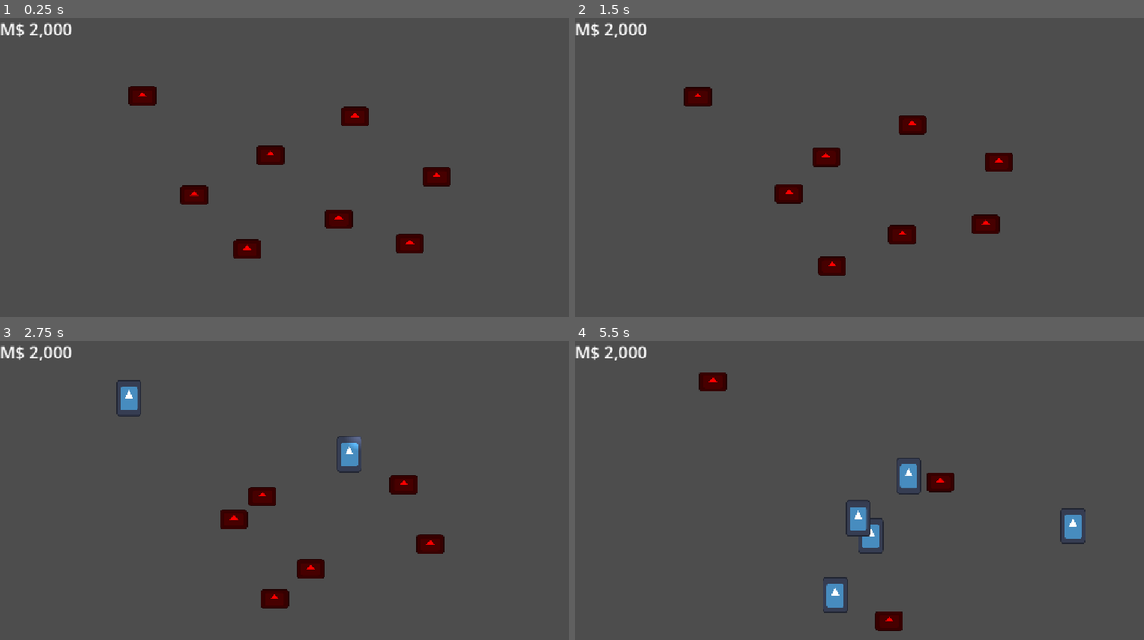
Above: before the commit, frames 1-4 (two rows, left to right).
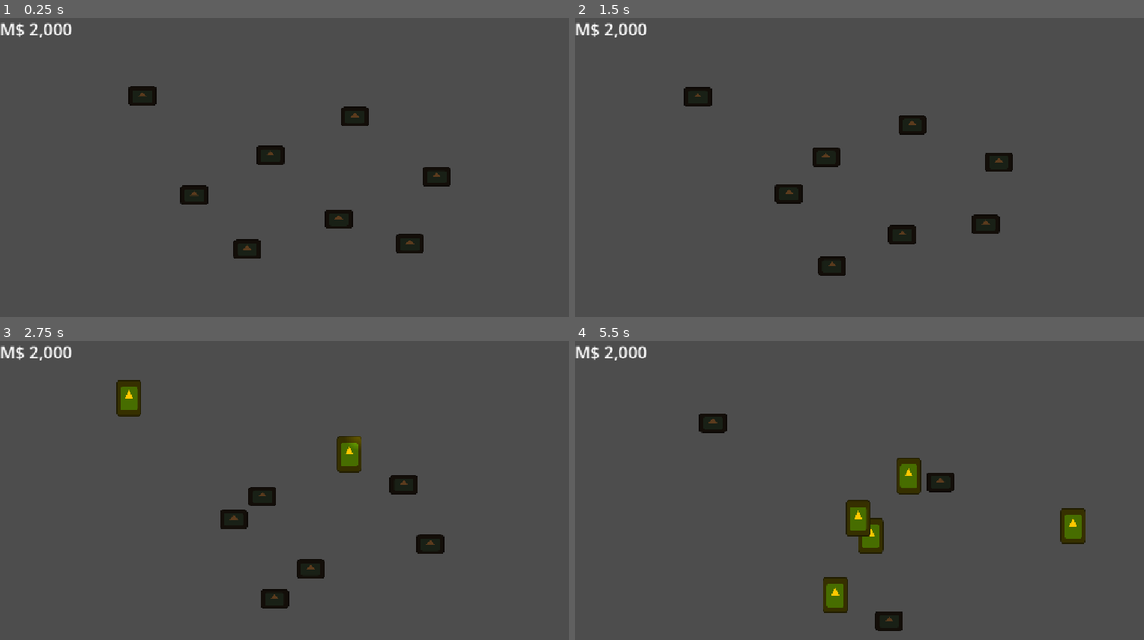
Above: after the commit, the same moments.

Repository: T4R1N/Sunsau1
Game: Godot game, scene res://scenes/main.tscn
The game is run twice, just before and just after one commit, with the same random seed, the same clock (stepped at 60 frames per second) and the same inputs. The engine's default icon, where the game draws it, is replaced by a stand-in: a white triangle on a blue panel in a dark square.
Inputs (mouse positions are in pixels of both pictures, inside the frame that each line leads up to):
- Up to frame 1 (0.25 s): no input
- Up to frame 2 (1.5 s): move the mouse to (1007, 170) at 0.52 s; hold Space (Whack) 0.53-1.28 s; tap Enter at 1.25 s; move the mouse to (757, 203) at 1.27 s; tap Space (Whack) at 1.35 s
- Up to frame 3 (2.75 s): move the mouse to (358, 433) at 2.02 s; hold Space (Whack) from 2.03 s (still down)
- Up to frame 4 (5.5 s): move the mouse to (842, 577) at 2.77 s; release Space (Whack) at 2.78 s; tap Space (Whack) at 2.85, 4.35 s; move the mouse to (1052, 559) at 3.52 s; hold Space (Whack) 3.53-4.28 s; move the mouse to (694, 457) at 4.27 s; move the mouse to (905, 508) at 5.02 s; hold Space (Whack) from 5.03 s (still down)

The runs differ from the first frame. In frame 1, 2.2% of the frame differs, in the area x 22-80%, y 23-81%; in frame 2, 2.2%; in frame 3, 2.7%; in frame 4, 3.7%, in the area x 21-90%, y 10-97%.

Commit message:
World border and respawn

Diff:
--- a/scenes/main.tscn
+++ b/scenes/main.tscn
@@ -3,10 +3,33 @@
 [ext_resource type="PackedScene" uid="uid://l615oa023j4g" path="res://scenes/whacker.tscn" id="1_0wfyh"]
 [ext_resource type="PackedScene" uid="uid://c7udyfiscc5ib" path="res://scenes/mole.tscn" id="2_sugp2"]
 [ext_resource type="Script" uid="uid://cmcxvyrsueip1" path="res://scenes/score_label.gd" id="3_sugp2"]
+[ext_resource type="Script" uid="uid://dv723v0203fi3" path="res://scenes/world_border.gd" id="4_jyhfs"]
 
 [node name="Stage" type="Node2D" unique_id=1711577985]
 
 [node name="Whacker" parent="." unique_id=659071834 instance=ExtResource("1_0wfyh")]
+
+[node name="GameUI" type="Control" parent="." unique_id=843677776]
+layout_mode = 3
+anchors_preset = 15
+anchor_right = 1.0
+anchor_bottom = 1.0
+grow_horizontal = 2
+grow_vertical = 2
+
+[node name="ScoreLabel" type="Label" parent="GameUI" unique_id=709488633]
+layout_mode = 0
+offset_right = 40.0
+offset_bottom = 23.0
+theme_override_font_sizes/font_size = 32
+text = "M$ 2,000"
+script = ExtResource("3_sugp2")
+
+[node name="Border" type="Area2D" parent="." unique_id=69537579]
+script = ExtResource("4_jyhfs")
+
+[node name="CollisionPolygon2D" type="CollisionPolygon2D" parent="Border" unique_id=872071136]
+polygon = PackedVector2Array(-2, 655, -7, -23, 1175, -7, 1162, 658, 1059, 652, 1080, 82, 80, 70, 81, 571, 1049, 560, 1048, 649)
 
 [node name="Mole" parent="." unique_id=1507257636 instance=ExtResource("2_sugp2")]
 position = Vector2(286, 141)
@@ -32,18 +55,4 @@
 [node name="Mole8" parent="." unique_id=1134795892 instance=ExtResource("2_sugp2")]
 position = Vector2(787, 438)
 
-[node name="GameUI" type="Control" parent="." unique_id=843677776]
-layout_mode = 3
-anchors_preset = 15
-anchor_right = 1.0
-anchor_bottom = 1.0
-grow_horizontal = 2
-grow_vertical = 2
-
-[node name="ScoreLabel" type="Label" parent="GameUI" unique_id=709488633]
-layout_mode = 0
-offset_right = 40.0
-offset_bottom = 23.0
-theme_override_font_sizes/font_size = 32
-text = "M$ 2,000"
-script = ExtResource("3_sugp2")
+[connection signal="body_entered" from="Border" to="Border" method="_on_body_entered"]
--- a/scenes/mole.tscn
+++ b/scenes/mole.tscn
@@ -32,12 +32,13 @@
 one_shot = true
 
 [node name="Burrow" type="Sprite2D" parent="." unique_id=433706283]
-modulate = Color(1, 0, 0, 1)
+modulate = Color(0.35686275, 0.23137255, 0.11372549, 1)
 position = Vector2(0, 10)
 scale = Vector2(-0.42017475, 0.28828555)
 texture = ExtResource("2_kln4g")
 
 [node name="Revealed" type="Sprite2D" parent="." unique_id=183370229]
+modulate = Color(1, 0.78039217, 0, 1)
 position = Vector2(1, -5.0000005)
 scale = Vector2(0.37400967, 0.54573774)
 texture = ExtResource("2_kln4g")
--- /dev/null
+++ b/scenes/world_border.gd
@@ -0,0 +1,7 @@
+extends Area2D
+
+
+func _on_body_entered(body: Node2D) -> void:
+	var burrower: BurrowComponent = body.get_node("BurrowComponent")
+	if burrower != null:
+		burrower.direction = -burrower.direction
--- a/scripts/components/burrow_component.gd
+++ b/scripts/components/burrow_component.gd
@@ -20,7 +20,9 @@
 @export var move_time: float = 1.0
 @export var pause_time: float = 1.0
 @export var speed: float = 200.0
+
 var direction: float = randf_range(0, 360)
+var whackable: bool = true
 
 enum BurrowState {
 	Burrowing,
@@ -67,7 +69,16 @@
 
 func whack() -> void:
 	GameManager.add_to_score(score)
-	get_parent().queue_free()
+	go_away()
+
+func go_away() -> void:
+	get_parent().visible = false
+	whackable = false
+	await get_tree().create_timer(5.0).timeout
+	parent.global_position.x = randf_range(0, get_window().size.x)
+	parent.global_position.y = randf_range(0, get_window().size.y)
+	parent.visible = true
+	whackable = true
 
 func _pause_movement() -> void:
 	var original_speed := speed
Not shown, added: scenes/world_border.gd.uid
